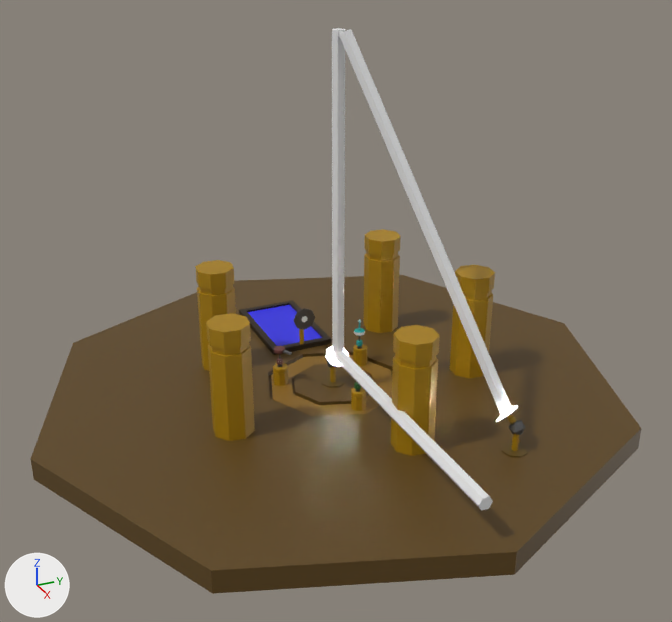
Before and after pictures for a commit that changed the Blender file Models/temple2.blend.
Camera for both pictures: a 50 mm camera at (66.0, -29.1, 39.4) aimed at (3.2, -0.9, 8.0). Arrows for +X, +Y and +Z are at lower left; the lights stay in place.

The first picture shows 'Battle Device', 'BeamofLight', 'BeamofLight2', 'BeamofLight3', 'Electric Device', 'Pillar', 'Pillar1', 'Pillar1.001', 'Pillar1.002', 'Pillar1.003', 'Pillar1.004', 'Pillar1.005', 'Pillar2', 'Plain Device', 'Pool', 'Rotator', 'Stand', 'Templeground', 'Water'.
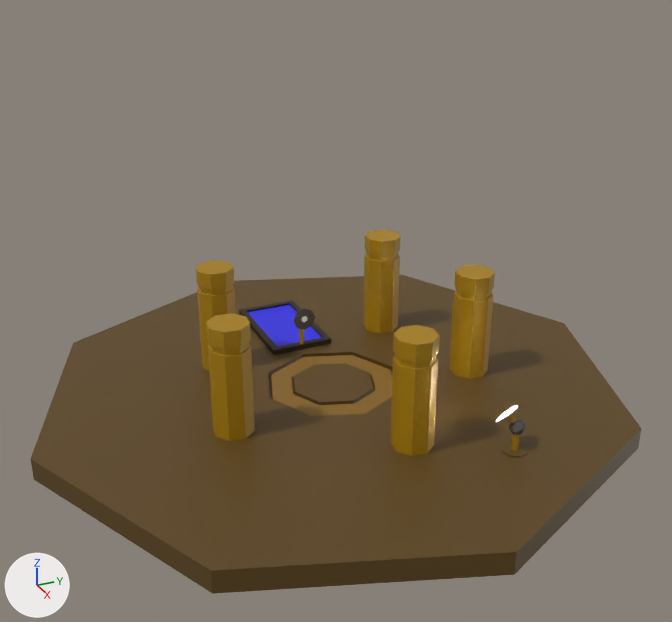
Where the change shows, as pixel boxes [x1, y1, x2, y2] in the pictures (672 x 622 px):
'BeamofLight3', deleted: before [339, 29, 512, 416]
'BeamofLight2', deleted: before [332, 28, 345, 360]
'BeamofLight', deleted: before [331, 351, 493, 510]
'Stand', deleted: before [322, 346, 348, 387]
'Pillar2', deleted: before [351, 387, 366, 411]
'Pillar1', deleted: before [273, 363, 288, 386]
'Pillar', deleted: before [353, 344, 367, 366]
'Battle Device', deleted: before [274, 346, 292, 367]
'Electric Device', deleted: before [354, 323, 365, 349]
'Plain Device', deleted: before [354, 382, 361, 392]

What the commit changed:
Object 'Stand' (ob_stand) is deleted.
Object 'Pillar' (ob_pillar) is deleted.
Object 'Electric Device' (ob_electric_device) is deleted.
Object 'Plain Device' (ob_plain_device) is deleted.
Object 'Battle Device' (ob_battle_device) is deleted.
Object 'Pillar1' (ob_pillar1) is deleted.
Object 'Pillar2' (ob_pillar2) is deleted.
Object 'BeamofLight' (ob_beamoflight) is deleted.
Object 'BeamofLight2' (ob_beamoflight2) is deleted.
Object 'BeamofLight3' (ob_beamoflight3) is deleted.
